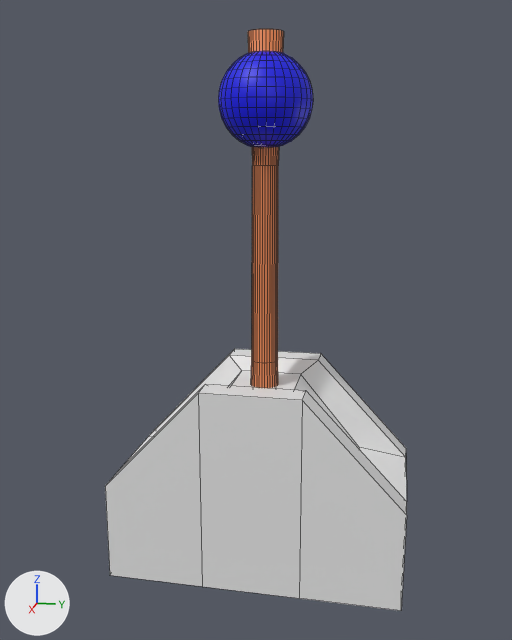
One commit to the Blender file Assets/Modelle/level/lever/lever_merged.blend: the scene before it, then after it.
Camera for both pictures: a camera (50 mm lens) standing at (4.64, 0.87, 2.53) and looking at (0.02, -0.06, 1.37). Every picture has the same lights, and +X, +Y and +Z are marked at lower left. Mesh edges are drawn as thin lines.

In view in the first picture: 'lever_merged'.
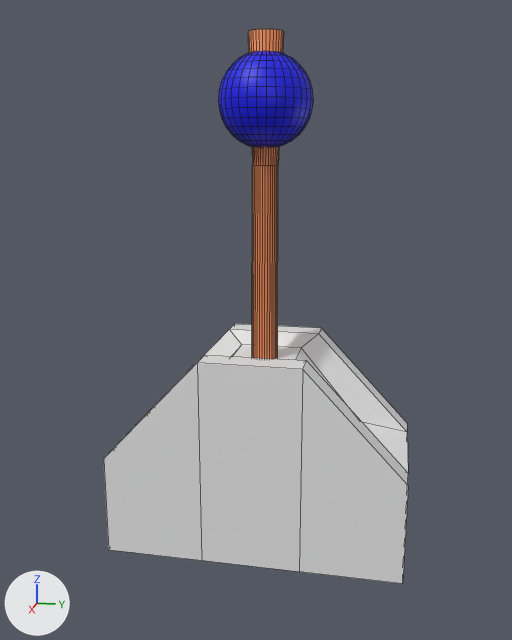
The newer file is also turned or shifted as a whole; pictures and numbers use the older file's frame.

The edits, one by one:
me_sphere has 650 vertices, 648 faces and spans x -1.72..1.72, y -3.32..3.32, z -10.61..1.35.
me_sphere is used by ob_lever_merged; location (0.0, 0.0, 2.806); scale (0.302, 0.302, 0.302).
me_sphere part 1: the loose piece of 40 vertices spanning x -1.72..1.72, y -3.32..3.32, z -10.61..-5.99 is moved by (0.0, 0.0, 0.66).

Pixel boxes (x1, y1, x2, y2) of what changed, in the pictures (512 x 640 px; the box of a moved part takes in the faces that stretch with it):
'lever_merged', reshaped: before (105, 29, 407, 611); after (104, 29, 408, 584)
part 1 of me_sphere, moved or reshaped: before (105, 349, 407, 611); after (104, 324, 408, 584)
